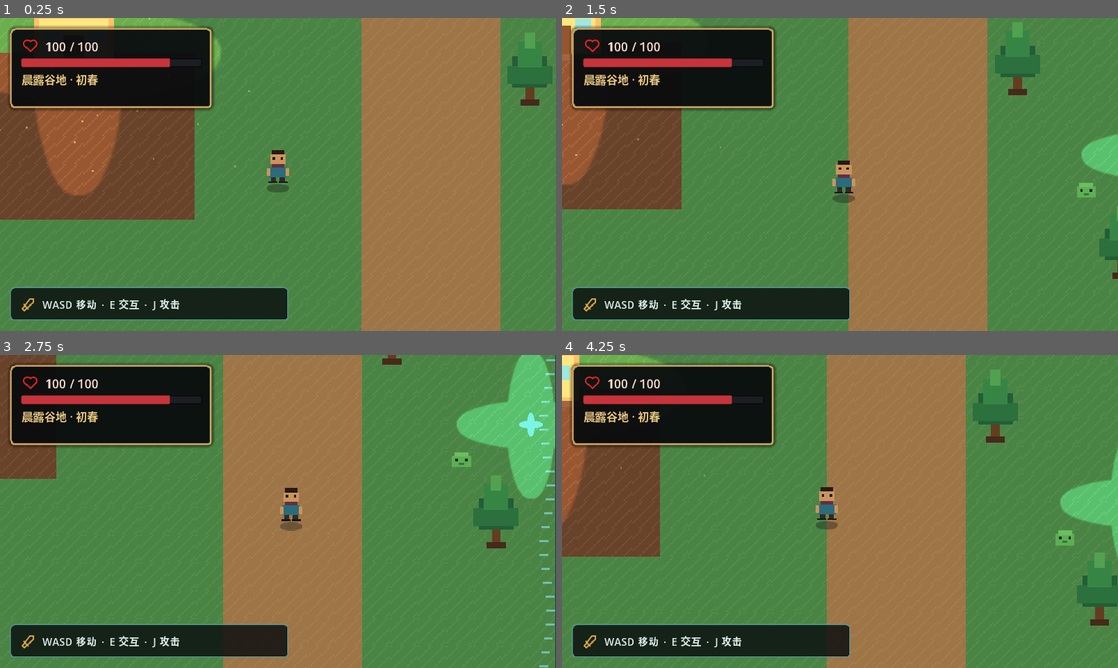
Above: before the commit, frames 1-4 (two rows, left to right).
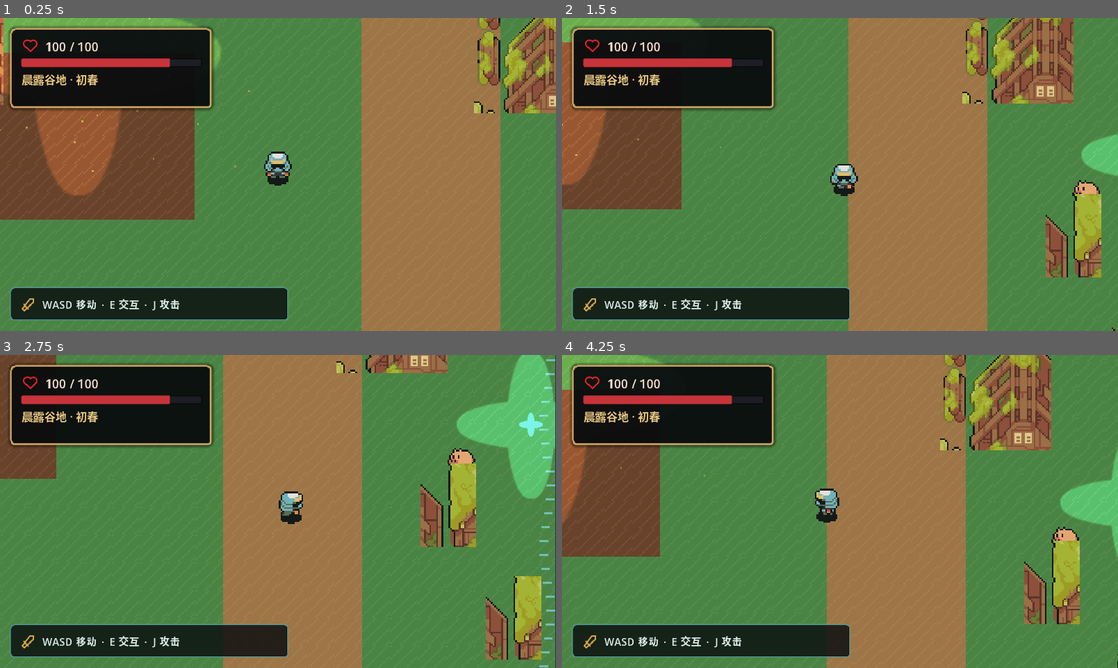
Above: after the commit, the same moments.

Repository: smple15981/mygames
Game: Godot game, scene res://scenes/bootstrap/main.tscn
The game is run twice, just before and just after one commit, with the same random seed, the same clock (stepped at 60 frames per second) and the same inputs.
Inputs:
- Up to frame 1 (0.25 s): no input
- Up to frame 2 (1.5 s): hold D (move_right) 0.53-1.28 s; hold S (move_down) from 1.28 s (still down)
- Up to frame 3 (2.75 s): release S (move_down) at 2.03 s; hold D (move_right) from 2.03 s (still down)
- Up to frame 4 (4.25 s): release D (move_right) at 2.78 s; hold W (move_up) 2.78-3.53 s; hold A (move_left) from 3.53 s (still down)

The runs differ from the first frame. In frame 1, 4.3% of the frame differs, in the area x 0-100%, y 0-56%; in frame 2, 7.6%; in frame 3, 6.3%; in frame 4, 8.5%, in the area x 0-100%, y 0-100%.

Commit message:
fix: load bundled runtime art

Diff:
--- a/scripts/assets/open_asset_library.gd
+++ b/scripts/assets/open_asset_library.gd
@@ -1,12 +1,12 @@
 class_name OpenAssetLibrary
 extends RefCounted
 
-const FLOOR_ATLAS := "res://vendor/ninja-adventure/content/map/tileset_floor.png"
-const VILLAGE_ATLAS := "res://vendor/ninja-adventure/content/map/tileset_village_abandoned.png"
-const PLAYER_SHEET := "res://vendor/ninja-adventure/content/character/ninja_blue/sprite.png"
-const PIG_SHEET := "res://vendor/ninja-adventure/content/character/pig/pig.png"
-const SHADOW_TEXTURE := "res://vendor/ninja-adventure/content/character/Shadow.png"
-const VENDOR_PREFIX := "res://vendor/"
+const ASSET_ROOT := "res://assets/third_party/ninja-adventure"
+const FLOOR_ATLAS := ASSET_ROOT + "/tileset_floor.png"
+const VILLAGE_ATLAS := ASSET_ROOT + "/tileset_village_abandoned.png"
+const PLAYER_SHEET := ASSET_ROOT + "/ninja_blue.png"
+const PIG_SHEET := ASSET_ROOT + "/pig.png"
+const SHADOW_TEXTURE := ASSET_ROOT + "/shadow.png"
 
 static var _warned_paths: Dictionary = {}
 static var _texture_cache: Dictionary = {}
@@ -17,8 +17,6 @@
 
 
 static func texture_exists(path: String) -> bool:
-    if path.begins_with(VENDOR_PREFIX):
-        return FileAccess.file_exists(path)
     return ResourceLoader.exists(path) or FileAccess.file_exists(path)
 
 
@@ -40,9 +38,7 @@
         return _texture_cache[path] as Texture2D
 
     var texture: Texture2D = null
-    if path.begins_with(VENDOR_PREFIX):
-        texture = _load_raw_image(path)
-    elif ResourceLoader.exists(path):
+    if ResourceLoader.exists(path):
         texture = ResourceLoader.load(path) as Texture2D
     elif FileAccess.file_exists(path):
         texture = _load_raw_image(path)
@@ -58,7 +54,7 @@
     var image := Image.new()
     var load_error := image.load(ProjectSettings.globalize_path(path))
     if load_error != OK:
-        push_warning("Failed to decode open image %s (error %s)." % [path, load_error])
+        push_warning("Failed to decode bundled open image %s (error %s)." % [path, load_error])
         return null
     return ImageTexture.create_from_image(image)
 
@@ -68,6 +64,6 @@
         return
     _warned_paths[path] = true
     push_warning(
-        "Open asset is unavailable: %s. Run `git submodule update --init --recursive`; using local fallback when available."
+        "Bundled open asset is unavailable: %s; using local fallback when available."
         % path
     )
